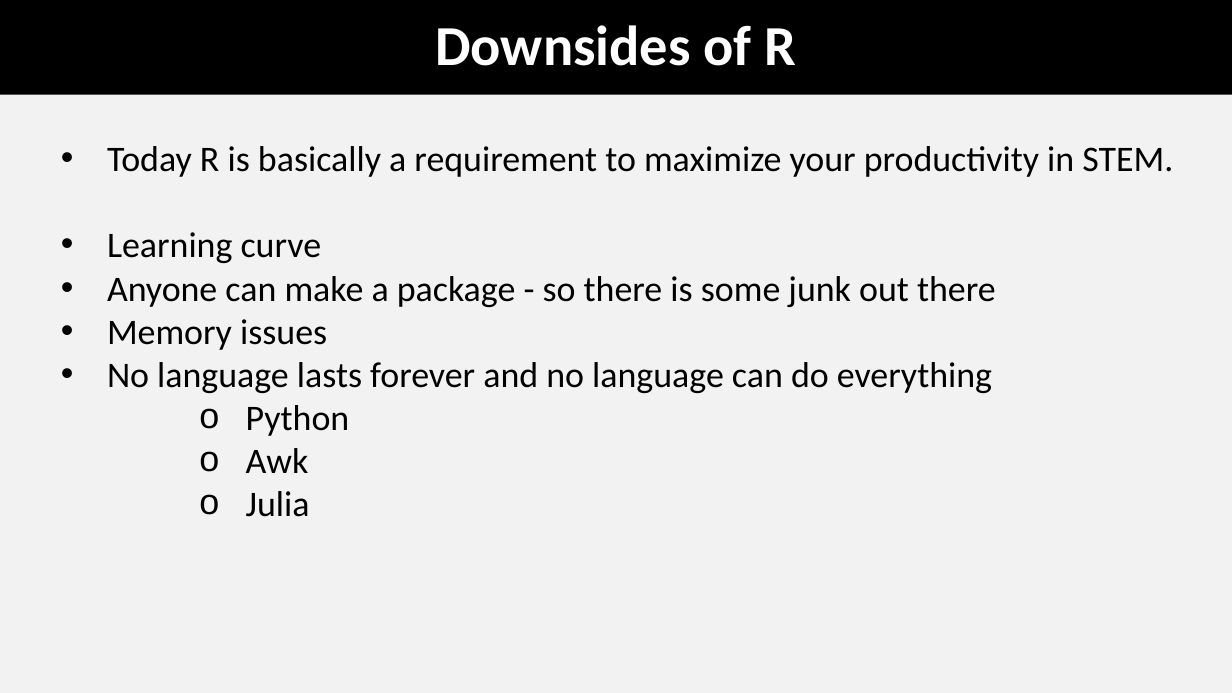
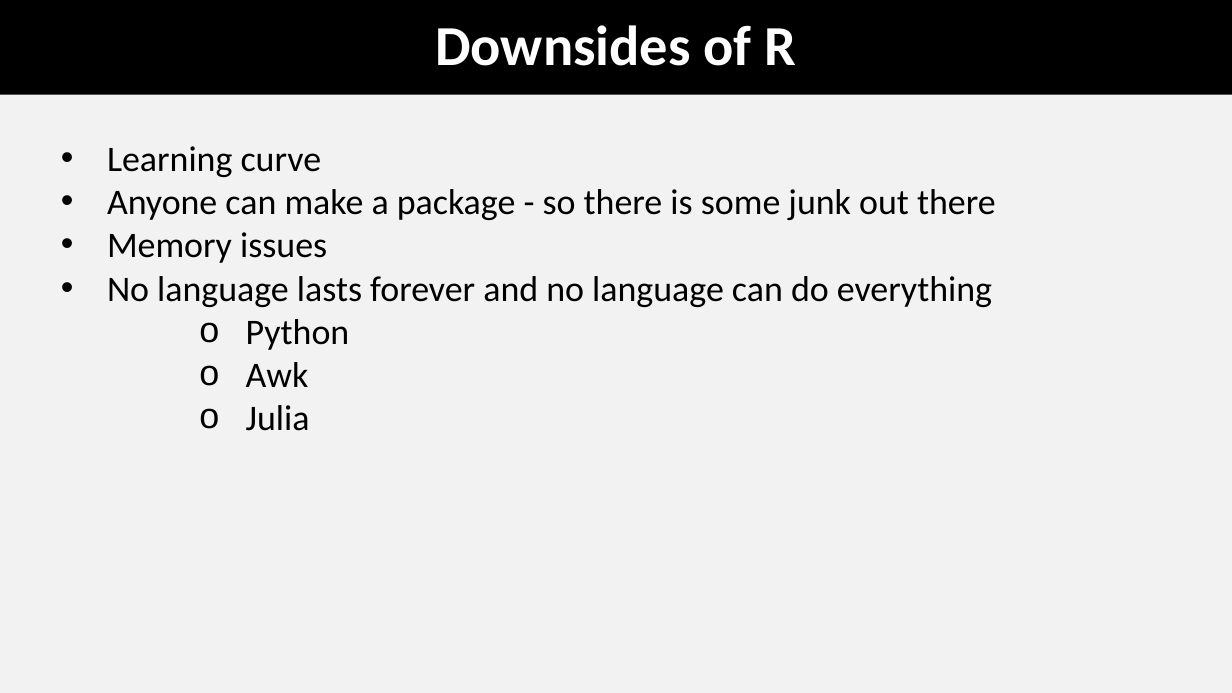
Before and after one commit to coleoguy/coleoguy.github.io, a slide deck: slide 16 of teaching/expdes/lec1.pptx. Drawn at 1232x693 pixels with LibreOffice and Linux fonts; fonts in the diff are those of the drawing. Boxes give left, top, right and bottom in pixels: in the first picture for what was removed or moved away, otherwise in the second. Text is boxed around its words. In the diff, an @@ line names an element or a change of style, - is before the commit and + after.

```diff
--- a/teaching/expdes/lec1.pptx
+++ b/teaching/expdes/lec1.pptx
@@ text at <box>107,146,1173,177</box>: paragraph removed @@
-• Today R is basically a requirement to maximize your productivity in STEM.
```
Also in this commit, not shown: 5 other slides changed, 7 other files.
